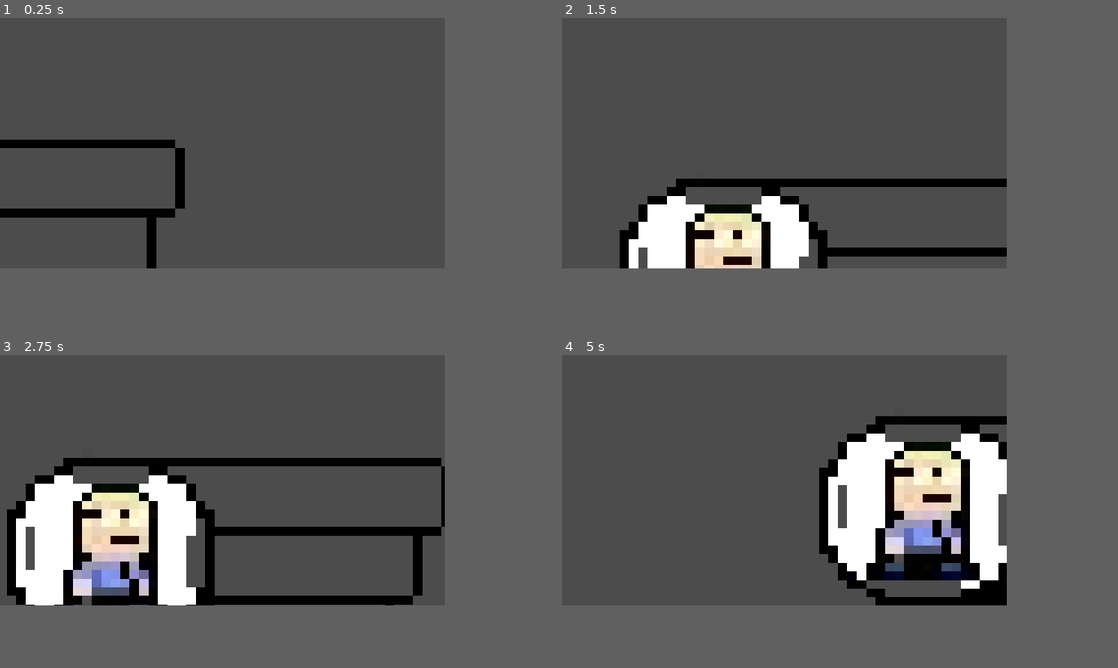
Above: before the commit, frames 1-4 (two rows, left to right).
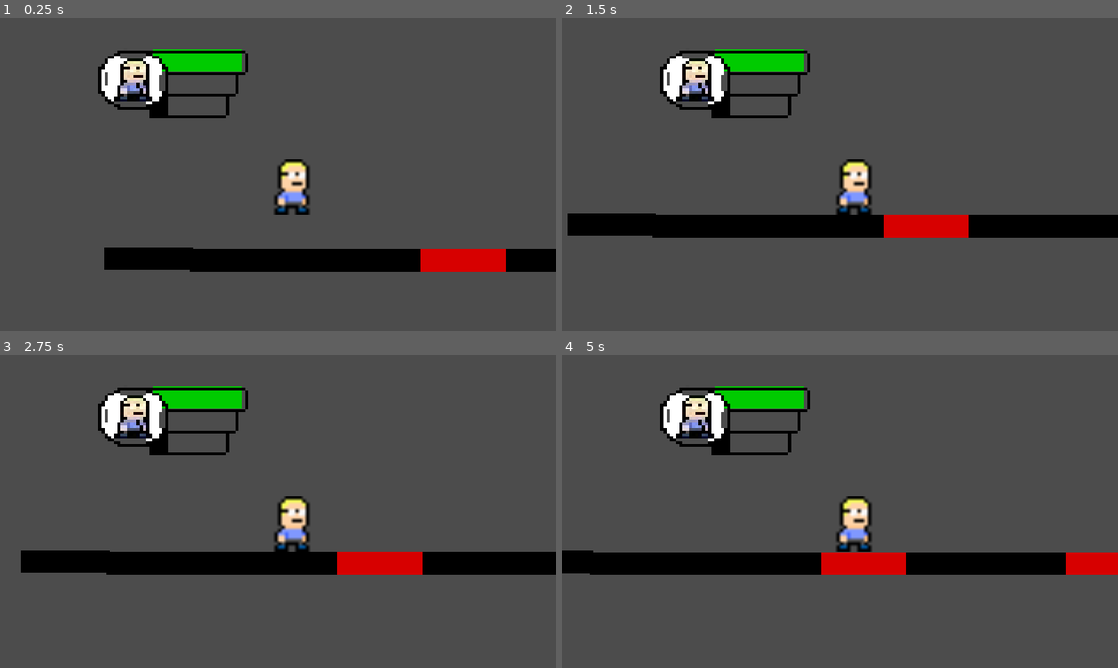
Above: after the commit, the same moments.

Repository: Teknik-projekt-2D-spil-1/Teknik-projekt-2D-spil-1.github.io
Game: Godot game, scene res://Scenes/Main.tscn
Same seed, same stepped clock (60 frames per second), same inputs: the game is played once before the commit and once after it. This scene is started directly instead of the project's main scene.
Inputs:
- Up to frame 1 (0.25 s): no input
- Up to frame 2 (1.5 s): hold W (jump) 0.53-1.28 s; hold D (move_right) from 0.53 s (still down); tap W (jump) at 1.35 s
- Up to frame 3 (2.75 s): tap W (jump) at 1.52, 1.82 s; release D (move_right) at 2.03 s; hold A (move_left) from 2.03 s (still down); hold W (jump) from 2.03 s (still down)
- Up to frame 4 (5 s): release A (move_left) at 2.78 s; release W (jump) at 2.78 s; hold D (move_right) 2.78-4.28 s; tap W (jump) at 2.85, 3.02, 3.32, 4.35, 4.52, 4.82 s; hold W (jump) 3.53-4.28 s; hold A (move_left) from 4.28 s (still down)
In our replay, the window is 640x360 before the commit and 800x450 after it. These sizes can differ from the game's own. Grey fills any space a smaller window leaves; there, only what the larger window draws over its background counts as a difference.

The runs differ from the first frame. In frame 1, 12% of the frame differs, in the area x 0-100%, y 10-82%; in frame 2, 18%; in frame 3, 26%, in the area x 1-100%, y 10-80%; in frame 4, 24%.

Commit message:
ja buddy

Diff:
--- a/source/Scenes/KinematicBody2D.gd
+++ b/source/Scenes/KinematicBody2D.gd
@@ -13,8 +13,8 @@
 	else:
 		velocity.x = 0
 
-	if Input.is_action_pressed("jump"):
-		velocity.y = -16
+	if Input.is_action_pressed("jump") and is_on_floor():
+		velocity.y = -60
 	#-y svarer til opad
 
 	velocity = move_and_slide(velocity)
--- a/source/Scenes/KinematicBody2D.tscn
+++ b/source/Scenes/KinematicBody2D.tscn
@@ -1,23 +1,33 @@
-[gd_scene load_steps=5 format=2]
+[gd_scene load_steps=8 format=2]
 
 [ext_resource path="res://Scenes/KinematicBody2D.gd" type="Script" id=1]
 [ext_resource path="res://Figurer/Marks/MarkusPixel.png" type="Texture" id=2]
 [ext_resource path="res://Figurer/Marks/MARK_LIVSBAR.png" type="Texture" id=3]
+[ext_resource path="res://Figurer/Health bar/RektangelSort.png" type="Texture" id=4]
+[ext_resource path="res://Figurer/Health bar/RektangelRød.png" type="Texture" id=5]
+[ext_resource path="res://Figurer/Health bar/RektangelGrøn.png" type="Texture" id=6]
 
 [sub_resource type="CapsuleShape2D" id=1]
 radius = 8.0
 height = 16.0
 
-[node name="KinematicBody2D" type="KinematicBody2D"]
+[node name="Mark" type="KinematicBody2D"]
+position = Vector2( 8, 32 )
 script = ExtResource( 1 )
 
 [node name="Sprite" type="Sprite" parent="."]
-position = Vector2( 32, 80 )
+position = Vector2( 48, -16 )
 scale = Vector2( 2, 1.88235 )
 texture = ExtResource( 2 )
 
+[node name="Camera2D" type="Camera2D" parent="Sprite"]
+position = Vector2( -4, -4.25 )
+scale = Vector2( 0.5, 0.531251 )
+current = true
+process_mode = 0
+
 [node name="CollisionShape2D" type="CollisionShape2D" parent="."]
-position = Vector2( 32, 80 )
+position = Vector2( 48, -16 )
 shape = SubResource( 1 )
 
 [node name="Health bar" type="Control" parent="."]
@@ -25,12 +35,15 @@
 margin_bottom = 40.0
 
 [node name="TextureProgress" type="TextureProgress" parent="Health bar"]
-margin_left = -56.0
-margin_top = -24.0
-margin_right = 319.0
-margin_bottom = 351.0
+margin_left = 8.0
+margin_top = -96.0
+margin_right = 59.0
+margin_bottom = -69.0
+texture_under = ExtResource( 4 )
+texture_over = ExtResource( 6 )
+texture_progress = ExtResource( 5 )
 
 [node name="health bar" type="Sprite" parent="."]
-position = Vector2( 16, -16 )
-scale = Vector2( 1.7, 1.55 )
+position = Vector2( 8, -72 )
+scale = Vector2( 1.8375, 1.55 )
 texture = ExtResource( 3 )
--- a/source/Scenes/Main.tscn
+++ b/source/Scenes/Main.tscn
@@ -3,9 +3,12 @@
 [ext_resource path="res://Scenes/Tilemap.tscn" type="PackedScene" id=1]
 [ext_resource path="res://Scenes/KinematicBody2D.tscn" type="PackedScene" id=2]
 
-[node name="Main" type="Node2D"]
+[node name="World" type="Node2D"]
 
-[node name="KinematicBody2D" parent="." instance=ExtResource( 2 )]
-position = Vector2( 5, 19 )
+[node name="Mark" parent="." instance=ExtResource( 2 )]
+__meta__ = {
+"_edit_group_": true
+}
 
 [node name="Tilemap" parent="." instance=ExtResource( 1 )]
+position = Vector2( -8, 8 )
--- a/source/Scenes/Tilemap.tscn
+++ b/source/Scenes/Tilemap.tscn
@@ -1,12 +1,68 @@
-[gd_scene format=2]
+[gd_scene load_steps=4 format=2]
 
-[node name="Tilemap" type="Node2D"]
+[ext_resource path="res://Figurer/Health bar/RektangelSort.png" type="Texture" id=1]
+[ext_resource path="res://Figurer/Health bar/RektangelRød.png" type="Texture" id=2]
+[ext_resource path="res://Figurer/Health bar/RektangelGrøn.png" type="Texture" id=3]
 
-[node name="TileMap" type="TileMap" parent="."]
-format = 1
+[node name="Node2D" type="Node2D"]
 
 [node name="StaticBody2D" type="StaticBody2D" parent="."]
 
 [node name="CollisionPolygon2D" type="CollisionPolygon2D" parent="StaticBody2D"]
-position = Vector2( -5, 13 )
-polygon = PoolVector2Array( 97, 109, 20, 106, -18, 90, -30, -9, -17, -16, -17, 37, 303, 37, 304, -63, 357, 46 )
+polygon = PoolVector2Array( 519, 51, 520, 64, -62, 67, -54, 46, -44, 49, 7, 49, 69, 50, 256, 49 )
+
+[node name="RektangelSort" type="Sprite" parent="."]
+position = Vector2( -18, 55 )
+texture = ExtResource( 1 )
+
+[node name="RektangelSort" type="Sprite" parent="RektangelSort"]
+position = Vector2( 49, 1 )
+texture = ExtResource( 1 )
+
+[node name="RektangelSort2" type="Sprite" parent="."]
+position = Vector2( 76, 56 )
+texture = ExtResource( 1 )
+
+[node name="RektangelSort3" type="Sprite" parent="."]
+position = Vector2( 123, 56 )
+texture = ExtResource( 1 )
+
+[node name="RektangelRød" type="Sprite" parent="."]
+position = Vector2( 164, 56 )
+texture = ExtResource( 2 )
+
+[node name="RektangelSort4" type="Sprite" parent="."]
+position = Vector2( 213, 56 )
+texture = ExtResource( 1 )
+
+[node name="RektangelSort5" type="Sprite" parent="."]
+position = Vector2( 257, 56 )
+texture = ExtResource( 1 )
+
+[node name="RektangelRød2" type="Sprite" parent="."]
+position = Vector2( 305, 56 )
+texture = ExtResource( 2 )
+
+[node name="RektangelSort6" type="Sprite" parent="."]
+position = Vector2( 342, 56 )
+texture = ExtResource( 1 )
+
+[node name="RektangelGrøn" type="Sprite" parent="."]
+position = Vector2( 379, 56 )
+texture = ExtResource( 3 )
+
+[node name="RektangelSort7" type="Sprite" parent="."]
+position = Vector2( 419, 56 )
+texture = ExtResource( 1 )
+
+[node name="RektangelSort8" type="Sprite" parent="."]
+position = Vector2( 461, 56 )
+texture = ExtResource( 1 )
+
+[node name="RektangelSort9" type="Sprite" parent="."]
+position = Vector2( 492, 57 )
+texture = ExtResource( 1 )
+
+[node name="CollisionPolygon2D" type="CollisionPolygon2D" parent="."]
+position = Vector2( 492, 57 )
+polygon = PoolVector2Array( 25.5, 6.5, -25.5, 6.5, -25.5, -6.5, 25.5, -6.5 )
--- a/source/project.godot
+++ b/source/project.godot
@@ -16,8 +16,8 @@
 
 [display]
 
-window/size/width=320
-window/size/height=180
+window/size/width=1280
+window/size/height=720
 window/size/test_width=1280
 window/size/test_height=720
 window/stretch/mode="2d"
@@ -77,6 +77,7 @@
 [physics]
 
 common/enable_pause_aware_picking=true
+2d/cell_size=1
 
 [rendering]
 
Binary file added: source/Figurer/Health bar/RektangelGrøn.png
Not shown, added: source/Figurer/Health bar/RektangelGrøn.png.import
Binary file added: source/Figurer/Health bar/RektangelRød.png
Not shown, added: source/Figurer/Health bar/RektangelRød.png.import
Binary file added: source/Figurer/Health bar/RektangelSort.png
Not shown, added: source/Figurer/Health bar/RektangelSort.png.import
